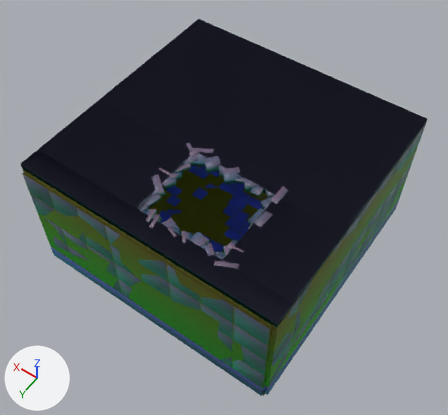
Before and after pictures for a commit that changed the glTF model assets/environments/kits/haluna/lowlight_hall.glb.
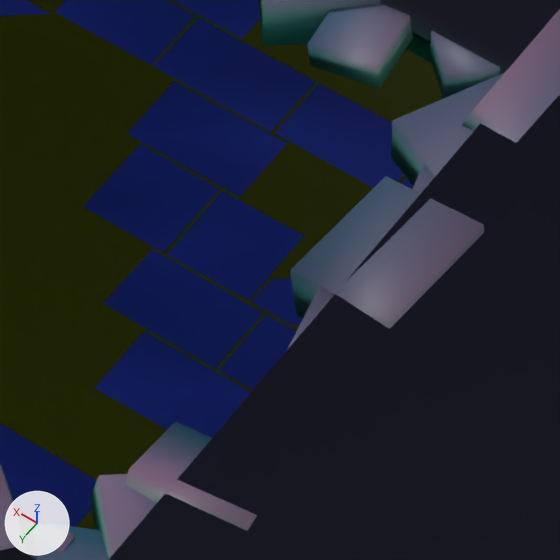
Old and new are each drawn whole from a 50 mm camera at (-5.5, 48.4, 37.5) aimed at (9.8, 27.0, 3.8) and again close up on the part from 47% to 63% of the width and 45% to 62% of the height. The lights are fixed; the arrows at lower left show +X, +Y and +Z. The last two pictures show the newer version. Vertices at exactly the same position are counted once.

The first close-up shows 'lowlight_hall', 'lowlight_hall-lod1'.
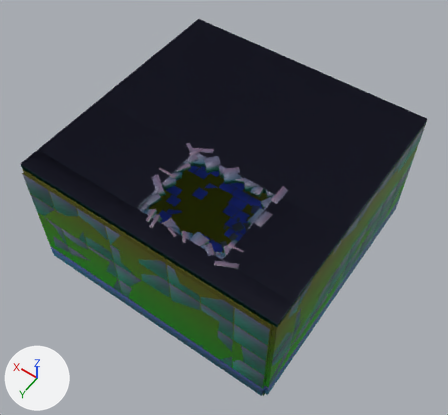
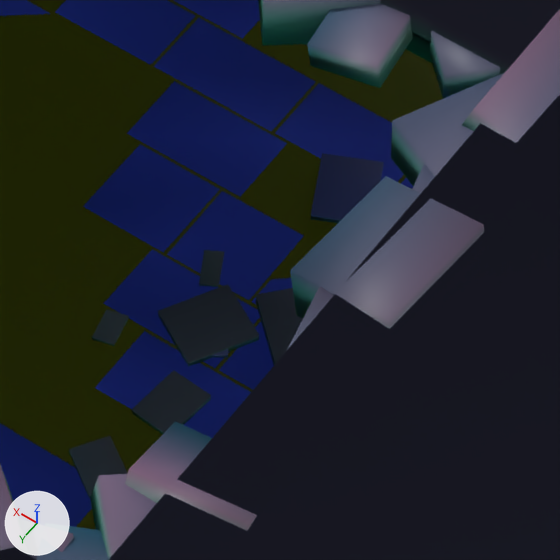
Commit message: PC row 86: Lowlight's fallen-bay rubble lies where its sunlight lands

What the commit changed:
me_lowlight_hall is used by ob_lowlight_hall; location (0.0, 0.0, 0.0).
me_lowlight_hall had 9656 vertices, 14948 faces and spanned x 0.8..19.2, y 16.6..35.2, z -0.4..9.6.
me_lowlight_hall now has 10024 vertices, 15500 faces and spans x 0.8..19.2, y 16.6..35.2, z -0.4..9.6.
me_lowlight_hall part 1: the loose piece of 8 vertices spanning x 8.2..9.1, y 22.4..23.1, z -0.1..0.0 is copied, and the copy is turned 115.3 degrees about the z axis through its middle and scaled by 0.803, then moved by (0.8, 0.6, 0.1); it spans x 9.0..9.9, y 22.9..23.8, z 0.0..0.1.
me_lowlight_hall part 2: the loose piece of 8 vertices spanning x 8.8..10.1, y 25.8..26.6, z -0.1..0.0 is copied, and the copy is multiplied about its middle by the matrix ((0.252, -0.18, 0.007), (0.18, 0.252, -0.01), (0.0, 0.012, 0.31)), then moved by (0.1, -0.6, 0.1); it spans x 9.3..9.7, y 25.4..25.9, z 0.0..0.1.
me_lowlight_hall part 3: the loose piece of 8 vertices spanning x 9.3..10.6, y 25.0..25.8, z -0.1..0.0 is copied, and the copy is turned 61.4 degrees about the z axis through its middle and scaled by 0.637, then moved by (-0.3, 0.1, 0.1), in mat_kit_lowlight_ceramic; it spans x 9.1..10.1, y 25.0..25.9, z 0.0..0.1.
me_lowlight_hall part 4: 128 vertices added at x 2.5..10.5, y 23.0..30.4, z 0.0..0.2.
Other edits to the shape of me_lowlight_hall do not show in these pictures.

Where the change shows, as pixel boxes (x1, y1, x2, y2) in the close-ups (560 x 560 px):
part 1 of me_lowlight_hall, added (blue)
    after: (311, 153, 384, 223)
part 2 of me_lowlight_hall, added
    after: (212, 349, 228, 358)
part 3 of me_lowlight_hall, added
    after: (158, 284, 259, 367)
part 4 of me_lowlight_hall, added
    after: (69, 250, 303, 498)
